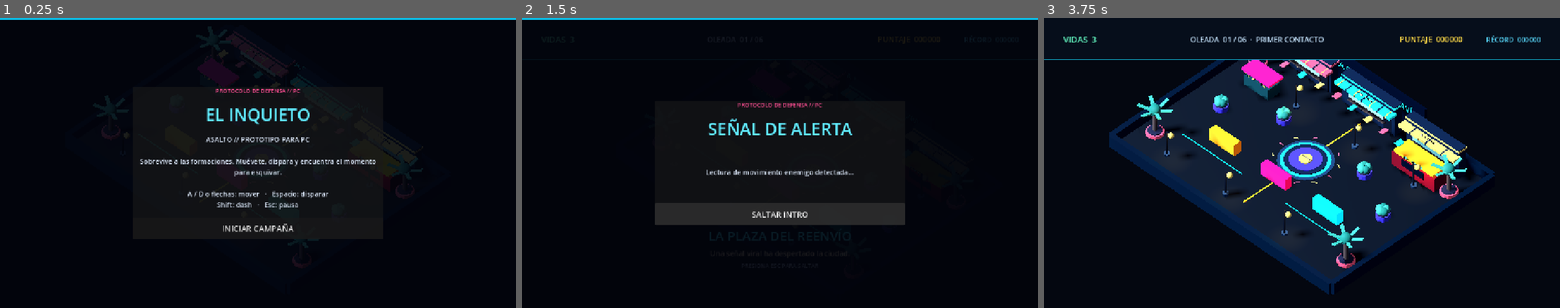
Above: before the commit, frames 1-3 (left to right).
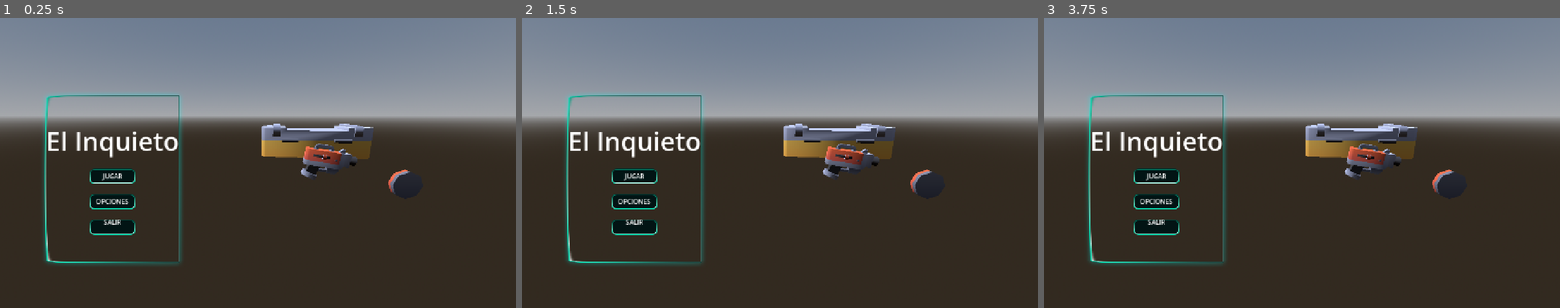
Above: after the commit, the same moments.

Repository: gabrielagudelo777-max/El-inquieto
Game: Godot game, scene res://escenas/main_menu.tscn
Two runs of this game, one before a commit and one after it. Both use one fixed random seed, a clock stepped at 60 frames per second and the inputs below. Before the commit the project starts from res://main.tscn.
Inputs (mouse positions are in pixels of both pictures, inside the frame that each line leads up to):
- Up to frame 1 (0.25 s): no input
- Up to frame 2 (1.5 s): click (635, 200) at 0.5 s, where only the run after the commit has a clickable "OPCIONES"; click (780, 226) at 1.25 s, where only the run before the commit has a clickable "INICIAR CAMPAÑA"
- Up to frame 3 (3.75 s): click (1157, 177) at 2 s, where only the run after the commit has a clickable "JUGAR"; click (1157, 177) at 2.75 s, where only the run after the commit has a clickable "JUGAR"; click (1302, 215) at 3.5 s, where only the run before the commit has a clickable "SALTAR INTRO"

The runs differ from the first frame. In frame 1, 98% of the frame differs, in the area x 0-100%, y 0-100%; in frame 2, 95%; in frame 3, 98%.

Commit message:
feat: agregar menu principal y tarjetas de mejoras de Gabriel

Diff:
--- /dev/null
+++ b/escenas/control.tscn
@@ -0,0 +1,44 @@
+[gd_scene format=3 uid="uid://nj17y14oup4w"]
+
+[ext_resource type="Texture2D" uid="uid://c3aemm1jou7wj" path="res://assets/1. Free Hologram Interface Wenrexa/1. Free Hologram Interface Wenrexa/Card X1/Panel Empty Green.png" id="1_ge6vf"]
+[ext_resource type="Texture2D" uid="uid://btvb05dfk7ey6" path="res://assets/1. Free Hologram Interface Wenrexa/1. Free Hologram Interface Wenrexa/Button 1/Button Normal.png" id="2_qqb0l"]
+[ext_resource type="Texture2D" uid="uid://cg65kk01l08r4" path="res://assets/1. Free Hologram Interface Wenrexa/1. Free Hologram Interface Wenrexa/Button 1/Button Active.png" id="3_5q114"]
+[ext_resource type="Texture2D" uid="uid://d4bhlsb5osg5b" path="res://assets/1. Free Hologram Interface Wenrexa/1. Free Hologram Interface Wenrexa/Button 1/Button Hover.png" id="4_wir5x"]
+[ext_resource type="Texture2D" uid="uid://b0i0j388uo4gi" path="res://assets/1. Free Hologram Interface Wenrexa/1. Free Hologram Interface Wenrexa/Button 1/Button Disable.png" id="5_6nump"]
+
+[node name="Control" type="Control" unique_id=2125851770]
+layout_mode = 3
+anchors_preset = 15
+anchor_right = 1.0
+anchor_bottom = 1.0
+grow_horizontal = 2
+grow_vertical = 2
+
+[node name="NinePatchRect" type="NinePatchRect" parent="." unique_id=1054022618]
+layout_mode = 0
+offset_right = 40.0
+offset_bottom = 40.0
+texture = ExtResource("1_ge6vf")
+patch_margin_left = 12
+patch_margin_top = 12
+patch_margin_right = 12
+patch_margin_bottom = 12
+
+[node name="TextureButton" type="TextureButton" parent="." unique_id=405138941]
+layout_mode = 0
+offset_right = 40.0
+offset_bottom = 40.0
+texture_normal = ExtResource("2_qqb0l")
+texture_pressed = ExtResource("3_5q114")
+texture_hover = ExtResource("4_wir5x")
+texture_disabled = ExtResource("5_6nump")
+
+[node name="Label" type="Label" parent="TextureButton" unique_id=1362583364]
+layout_mode = 1
+anchors_preset = 15
+anchor_right = 1.0
+anchor_bottom = 1.0
+grow_horizontal = 2
+grow_vertical = 2
+horizontal_alignment = 1
+vertical_alignment = 1
--- /dev/null
+++ b/escenas/main_menu.gd
@@ -0,0 +1,21 @@
+extends Control
+
+@onready var play_button: TextureButton = $MenuPanel/MarginContainer/VBoxContainer/PlayButton
+@onready var options_button: TextureButton = $MenuPanel/MarginContainer/VBoxContainer/OptionsButton
+@onready var quit_button: TextureButton = $MenuPanel/MarginContainer/VBoxContainer/QuitButton
+
+func _ready() -> void:
+	play_button.pressed.connect(_on_play_pressed)
+	options_button.pressed.connect(_on_options_pressed)
+	quit_button.pressed.connect(_on_quit_pressed)
+
+func _on_play_pressed() -> void:
+	# Reemplaza esta ruta por la escena de tu nivel principal cuando esté lista
+	print("Iniciando El Inquieto...")
+	# get_tree().change_scene_to_file("res://escenas/nivel_1.tscn")
+
+func _on_options_pressed() -> void:
+	print("Abriendo opciones...")
+
+func _on_quit_pressed() -> void:
+	get_tree().quit()
--- a/escenas/main_menu.tscn
+++ b/escenas/main_menu.tscn
@@ -1,4 +1,20 @@
 [gd_scene format=3 uid="uid://cihkvfofw243g"]
+
+[ext_resource type="PackedScene" uid="uid://b6vuhvpfrlipt" path="res://assets/kenney_blaster-kit_2.1/Models/GLB format/crate-wide.glb" id="1_8cfpu"]
+[ext_resource type="Script" uid="uid://bve2ksdfu0x3c" path="res://escenas/main_menu.gd" id="1_pkvd8"]
+[ext_resource type="PackedScene" uid="uid://cxhhy6ma1ijnx" path="res://assets/kenney_blaster-kit_2.1/Models/GLB format/target-large.glb" id="2_w6fns"]
+[ext_resource type="Texture2D" uid="uid://c1oybajh5tej8" path="res://assets/1. Free Hologram Interface Wenrexa/1. Free Hologram Interface Wenrexa/Card X1/Panel Empty.png" id="3_pkvd8"]
+[ext_resource type="PackedScene" uid="uid://byynkrxl5mi1b" path="res://assets/kenney_blaster-kit_2.1/Models/GLB format/blaster-b.glb" id="4_3r3h5"]
+[ext_resource type="Texture2D" uid="uid://btvb05dfk7ey6" path="res://assets/1. Free Hologram Interface Wenrexa/1. Free Hologram Interface Wenrexa/Button 1/Button Normal.png" id="5_3r3h5"]
+
+[sub_resource type="ProceduralSkyMaterial" id="ProceduralSkyMaterial_r6318"]
+
+[sub_resource type="Sky" id="Sky_bm2sk"]
+sky_material = SubResource("ProceduralSkyMaterial_r6318")
+
+[sub_resource type="Environment" id="Environment_uxa2c"]
+background_mode = 2
+sky = SubResource("Sky_bm2sk")
 
 [node name="MainMenu" type="Control" unique_id=1847683811]
 layout_mode = 3
@@ -7,55 +23,126 @@
 anchor_bottom = 1.0
 grow_horizontal = 2
 grow_vertical = 2
+script = ExtResource("1_pkvd8")
 
-[node name="Background" type="ColorRect" parent="." unique_id=749160552]
+[node name="SubViewportContainer" type="SubViewportContainer" parent="." unique_id=681568140]
 layout_mode = 1
 anchors_preset = 15
 anchor_right = 1.0
 anchor_bottom = 1.0
 grow_horizontal = 2
 grow_vertical = 2
-color = Color(0.03137255, 0.050980393, 0.078431375, 1)
+stretch = true
+metadata/_edit_use_anchors_ = true
 
-[node name="TitleLabel" type="Label" parent="." unique_id=432695674]
-layout_mode = 0
-offset_right = 40.0
-offset_bottom = 23.0
-text = "El Inquieto"
+[node name="SubViewport" type="SubViewport" parent="SubViewportContainer" unique_id=1596722173]
+handle_input_locally = false
+size = Vector2i(1280, 720)
+render_target_update_mode = 4
+
+[node name="EscenarioFondo" type="Node3D" parent="SubViewportContainer/SubViewport" unique_id=1776686722]
+
+[node name="DirectionalLight3D" type="DirectionalLight3D" parent="SubViewportContainer/SubViewport/EscenarioFondo" unique_id=1670812423]
+transform = Transform3D(1, 0, 0, 0, 0.70710677, 0.70710677, 0, -0.70710677, 0.70710677, 0, 0, 0)
+
+[node name="WorldEnvironment" type="WorldEnvironment" parent="SubViewportContainer/SubViewport/EscenarioFondo" unique_id=1385564580]
+environment = SubResource("Environment_uxa2c")
+
+[node name="crate-wide2" parent="SubViewportContainer/SubViewport/EscenarioFondo" unique_id=825034362 instance=ExtResource("1_8cfpu")]
+transform = Transform3D(1, 0, 0, 0, 1, 0, 0, 0, 1, -0.055144727, 0.34694767, 1.1257474)
+
+[node name="target-large2" parent="SubViewportContainer/SubViewport/EscenarioFondo" unique_id=1451614526 instance=ExtResource("2_w6fns")]
+
+[node name="Camera3D" type="Camera3D" parent="SubViewportContainer/SubViewport/EscenarioFondo" unique_id=1431531116]
+transform = Transform3D(-0.08715446, -0.24100159, 0.9666035, 0, 0.97029567, 0.24192214, -0.99619484, 0.021084594, -0.084565595, 2.296908, 0.80061305, 1.5789564)
 
 [node name="MenuPanel" type="NinePatchRect" parent="." unique_id=1971913646]
-layout_mode = 0
-offset_right = 40.0
-offset_bottom = 40.0
+layout_mode = 1
+anchors_preset = 8
+anchor_left = 0.5
+anchor_top = 0.5
+anchor_right = 0.5
+anchor_bottom = 0.5
+offset_left = -541.0
+offset_top = -181.0
+offset_right = -181.0
+offset_bottom = 261.0
+grow_horizontal = 2
+grow_vertical = 2
+texture = ExtResource("3_pkvd8")
+patch_margin_left = 20
+patch_margin_top = 20
+patch_margin_right = 20
+patch_margin_bottom = 20
 
 [node name="MarginContainer" type="MarginContainer" parent="MenuPanel" unique_id=266365526]
-layout_mode = 0
-offset_right = 40.0
-offset_bottom = 40.0
+layout_mode = 1
+anchors_preset = 15
+anchor_right = 1.0
+anchor_bottom = 1.0
+grow_horizontal = 2
+grow_vertical = 2
 
 [node name="VBoxContainer" type="VBoxContainer" parent="MenuPanel/MarginContainer" unique_id=525443038]
 layout_mode = 2
+theme_override_constants/separation = 25
+alignment = 1
+
+[node name="TitleLabel" type="Label" parent="MenuPanel/MarginContainer/VBoxContainer" unique_id=432695674]
+layout_mode = 2
+theme_override_font_sizes/font_size = 64
+text = "El Inquieto"
+horizontal_alignment = 1
 
 [node name="PlayButton" type="TextureButton" parent="MenuPanel/MarginContainer/VBoxContainer" unique_id=191605186]
 layout_mode = 2
+size_flags_horizontal = 4
+texture_normal = ExtResource("5_3r3h5")
 
 [node name="Label" type="Label" parent="MenuPanel/MarginContainer/VBoxContainer/PlayButton" unique_id=998601735]
-layout_mode = 0
-offset_right = 40.0
-offset_bottom = 23.0
+layout_mode = 1
+anchors_preset = 15
+anchor_right = 1.0
+anchor_bottom = 1.0
+grow_horizontal = 2
+grow_vertical = 2
+text = "JUGAR"
+horizontal_alignment = 1
+vertical_alignment = 1
 
 [node name="OptionsButton" type="TextureButton" parent="MenuPanel/MarginContainer/VBoxContainer" unique_id=662579487]
 layout_mode = 2
+size_flags_horizontal = 4
+texture_normal = ExtResource("5_3r3h5")
 
 [node name="Label" type="Label" parent="MenuPanel/MarginContainer/VBoxContainer/OptionsButton" unique_id=41628118]
-layout_mode = 0
-offset_right = 40.0
-offset_bottom = 23.0
+layout_mode = 1
+anchors_preset = 15
+anchor_right = 1.0
+anchor_bottom = 1.0
+grow_horizontal = 2
+grow_vertical = 2
+scale = Vector2(0.99744755, 1)
+text = "OPCIONES"
+horizontal_alignment = 1
+vertical_alignment = 1
 
 [node name="QuitButton" type="TextureButton" parent="MenuPanel/MarginContainer/VBoxContainer" unique_id=1155389651]
 layout_mode = 2
+size_flags_horizontal = 4
+texture_normal = ExtResource("5_3r3h5")
 
 [node name="Label" type="Label" parent="MenuPanel/MarginContainer/VBoxContainer/QuitButton" unique_id=2040238155]
-layout_mode = 0
-offset_right = 40.0
-offset_bottom = 23.0
+layout_mode = 1
+anchors_preset = 15
+anchor_right = 1.0
+anchor_bottom = 1.0
+grow_horizontal = 2
+grow_vertical = 2
+text = "SALIR
+"
+horizontal_alignment = 1
+vertical_alignment = 1
+
+[node name="blaster-b2" parent="." unique_id=701534889 instance=ExtResource("4_3r3h5")]
+transform = Transform3D(1, 0, 0, 0, 0.98991084, 0.14169168, 0, -0.14169168, 0.98991084, 0.6712704, 0.44974807, 1.1577524)
--- /dev/null
+++ b/escenas/upgrade_card.tscn
@@ -0,0 +1,50 @@
+[gd_scene format=3 uid="uid://cbqyacb16jcss"]
+
+[ext_resource type="Texture2D" uid="uid://c4b5u5p5uq4tf" path="res://assets/1. Free Hologram Interface Wenrexa/1. Free Hologram Interface Wenrexa/Card X1/Card X1.png" id="1_suhur"]
+[ext_resource type="Texture2D" uid="uid://f8s87rn2i1dl" path="res://assets/1. Free Hologram Interface Wenrexa/1. Free Hologram Interface Wenrexa/Icons/01.png" id="2_swcmd"]
+
+[node name="UpgradeCard" type="TextureButton" unique_id=50494254]
+custom_minimum_size = Vector2(405, 847)
+offset_right = 40.0
+offset_bottom = 40.0
+texture_normal = ExtResource("1_suhur")
+
+[node name="MarginContainer" type="MarginContainer" parent="." unique_id=388663749]
+layout_mode = 1
+anchors_preset = 15
+anchor_right = 1.0
+anchor_bottom = 1.0
+grow_horizontal = 2
+grow_vertical = 2
+mouse_filter = 2
+theme_override_constants/margin_left = 16
+theme_override_constants/margin_top = 16
+theme_override_constants/margin_right = 16
+theme_override_constants/margin_bottom = 16
+
+[node name="VBoxContainer" type="VBoxContainer" parent="MarginContainer" unique_id=1407075395]
+layout_mode = 2
+mouse_filter = 2
+theme_override_constants/separation = 10
+
+[node name="TitleLabel" type="Label" parent="MarginContainer/VBoxContainer" unique_id=476021145]
+layout_mode = 2
+text = "Carta De Curación"
+horizontal_alignment = 1
+
+[node name="IconRect" type="TextureRect" parent="MarginContainer/VBoxContainer" unique_id=865494619]
+texture_filter = 1
+custom_minimum_size = Vector2(120, 120)
+layout_mode = 2
+size_flags_horizontal = 4
+size_flags_vertical = 3
+mouse_filter = 2
+texture = ExtResource("2_swcmd")
+expand_mode = 1
+stretch_mode = 5
+
+[node name="DescLabel" type="Label" parent="MarginContainer/VBoxContainer" unique_id=1814823167]
+texture_filter = 1
+layout_mode = 2
+text = "cura 50 puntos de salud al instante"
+horizontal_alignment = 1
--- a/project.godot
+++ b/project.godot
@@ -6,8 +6,9 @@
 [application]
 
 config/name="El Inquieto: Asalto"
-run/main_scene="res://main.tscn"
+run/main_scene="uid://cihkvfofw243g"
 config/features=PackedStringArray("4.7", "GL Compatibility")
+config/icon="res://icon.svg"
 
 [display]
 
Not shown, added: escenas/main_menu.gd.uid
